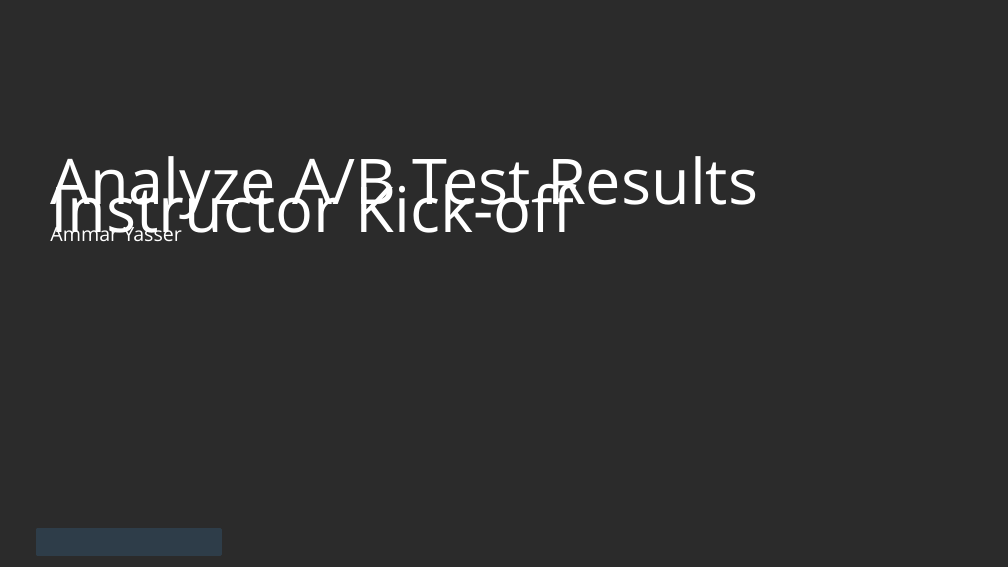
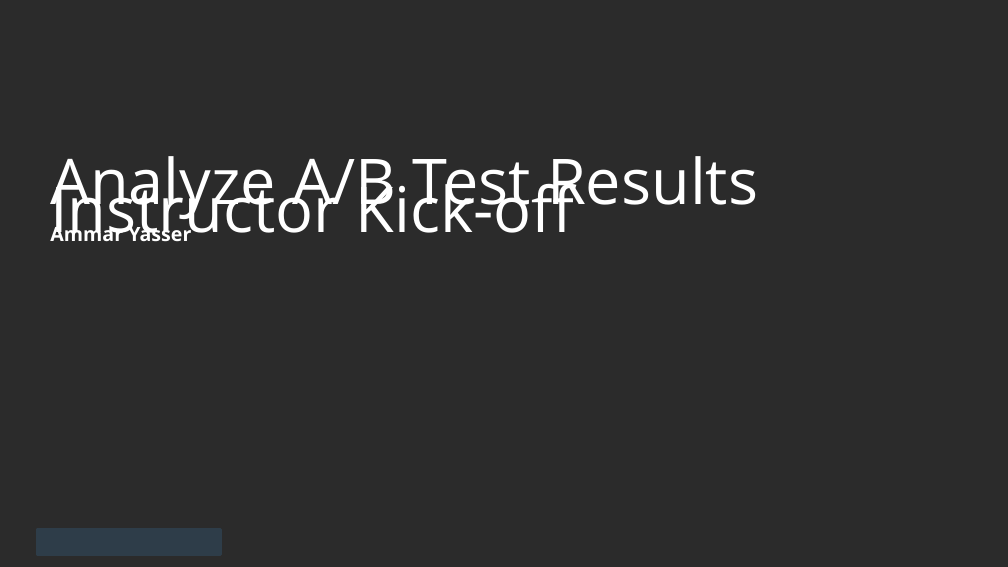
Before and after one commit to AmmarYasserAI-2/Analyze_AB_test_results, a slide deck: slide 1 of analyze-a_b-test-results.pptx. Drawn at 1008x567 pixels with LibreOffice and Linux fonts; fonts in the diff are those of the drawing; background and template pictures are left out; a plain dark background stands for a picture behind light text. Boxes give left, top, right and bottom in pixels: in the first picture for what was removed or moved away, otherwise in the second. Text is boxed around its words. In the diff, an @@ line names an element or a change of style, - is before the commit and + after.

Commit message:
style: changed the font of the presentation

```diff
--- a/analyze-a_b-test-results.pptx
+++ b/analyze-a_b-test-results.pptx
@@ text at box(50, 222, 191, 241): bold on in "Ammar Yasser" @@
```
